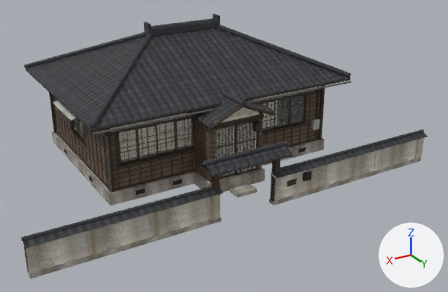
What one commit did to the glTF model assets/models/env/second_ai/wz_jphouse.glb.
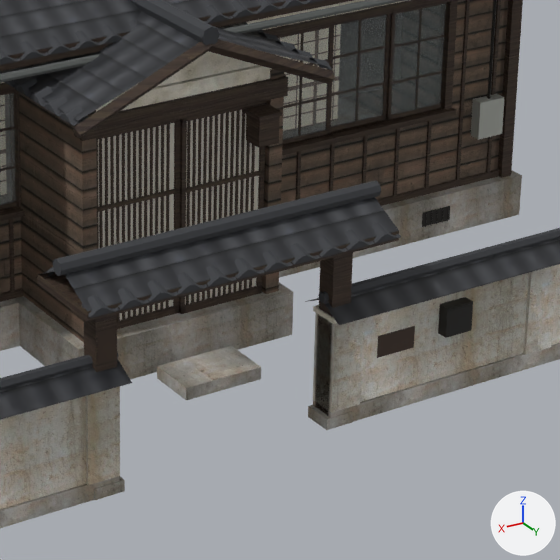
Each version is shown whole from a 50 mm camera at (-9.38, 11.61, 11.33) aimed at (-21.82, -9.13, 0.96), then close up on the part from 42% to 75% of the width and 32% to 82% of the height. The axes (+X, +Y, +Z) are drawn at lower right. The lights are the same throughout. The last two pictures show the newer version. Where no turn or scale is listed for an object, it has been applied to the vertices. Vertices at exactly the same position are counted once.

The first close-up shows 'PLATE_FACE_private', 'jp_base', 'jp_cwall', 'jp_frost', 'jp_glass', 'jp_kawara', 'jp_plaster', 'jp_siding', 'jp_wood', 'wz_vc_matte', 'wz_vc_metal' and 32 more.
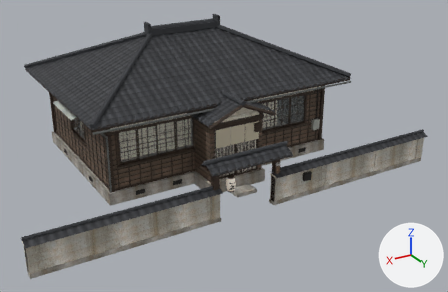
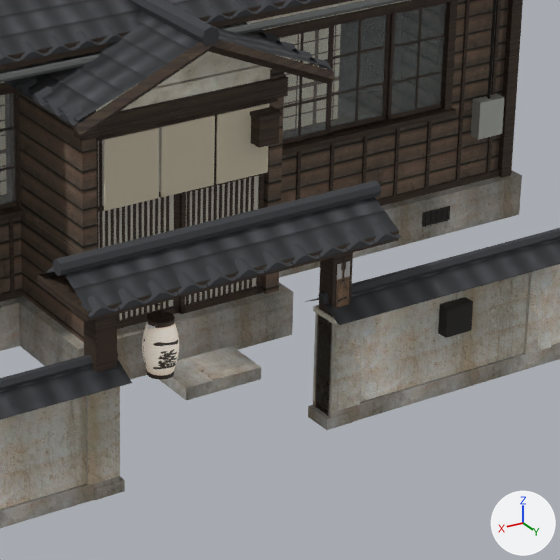
What the commit changed:
Picture 'wz_signs_atlas' (img_wz_signs_atlas) is new.
Material 'wz_yizhan_plaque' (mat_wz_yizhan_plaque) is new.
Its texture is img_wz_signs_atlas.
Its roughness is 0.7.
Material 'wz_yizhan_lantern' (mat_wz_yizhan_lantern) is new.
Uses the picture img_wz_signs_atlas.
Material 'jp_noren' (mat_jp_noren) is new.
Its base color is (0.687, 0.617, 0.468) (pale yellow #d8ceb6).
Its roughness is 0.95.
me_jp_wood is used by ob_jp_wood; location (0.0, 0.0, 0.0).
me_jp_wood had 2160 vertices, 3428 faces and spanned x -27.3..-15.7, y -16.3..-4.9, z 0.0..3.65.
me_jp_wood now has 2244 vertices, 3580 faces and spans x -27.3..-15.7, y -16.3..-4.9, z 0.0..3.65.
me_jp_wood part 1: a new loose piece, a 6-sided cylinder along x spanning x -22.3..-20.2, y -7.135..-7.105, z 2.687..2.713, in mat_jp_wood_dark (picture img_dark_wood_diff_1k_s1_g1_3b2c21_256).
me_jp_wood part 2: a new loose piece, a 16-sided cylinder along z spanning x -19.778..-19.522, y -5.178..-4.923, z 1.22..1.26, in mat_jp_wood_dark (picture img_dark_wood_diff_1k_s1_g1_3b2c21_256).
me_jp_wood part 3: a new loose piece, a 16-sided cylinder along z spanning x -19.778..-19.522, y -5.178..-4.923, z 1.75..1.79, in mat_jp_wood_dark (picture img_dark_wood_diff_1k_s1_g1_3b2c21_256).
Other edits to the shape of me_jp_wood do not show in these pictures.
Mesh me_yizhan_plaque is new.
It has 4 vertices, 2 faces and spans x -21.885..-21.735, y -5.23, z 0.95..1.75.
It uses material mat_wz_yizhan_plaque (picture img_wz_signs_atlas).
Mesh me_yizhan_lantern_body is new.
It has 264 vertices, 480 faces and spans x -19.82..-19.48, y -5.22..-4.88, z 1.25..1.75.
It uses material mat_wz_yizhan_lantern.
Mesh me_jp_noren is new.
It has 24 vertices, 36 faces and spans x -22.2..-20.27, y -7.13..-7.12, z 1.93..2.68.
It uses material mat_jp_noren (pale yellow #d8ceb6).
Object 'PLATE_FACE_private' (ob_plate_face_private) is deleted.
Object 'yizhan_plaque' (ob_yizhan_plaque) is new; it shows me_yizhan_plaque.
Its location is (0.0, 0.0, 0.0).
Object 'yizhan_lantern_body' (ob_yizhan_lantern_body) is new; it shows me_yizhan_lantern_body.
Its location is (0.0, 0.0, 0.0).
Object 'jp_noren' (ob_jp_noren) is new; it shows me_jp_noren.
Its location is (0.0, 0.0, 0.0).

What differs and where, as boxes [x1, y1, x2, y2] in the close-ups (560 x 560 px):
'jp_noren', added: after [104, 103, 270, 211]
'yizhan_lantern_body', added: after [142, 322, 179, 376]
'PLATE_FACE_private', deleted: before [377, 326, 415, 358]
'yizhan_plaque', added: after [336, 261, 350, 308]
part 1 of me_jp_wood, added: after [97, 98, 278, 141]
part 2 of me_jp_wood, added: after [147, 371, 174, 380]
part 3 of me_jp_wood, added: after [147, 311, 175, 327]
